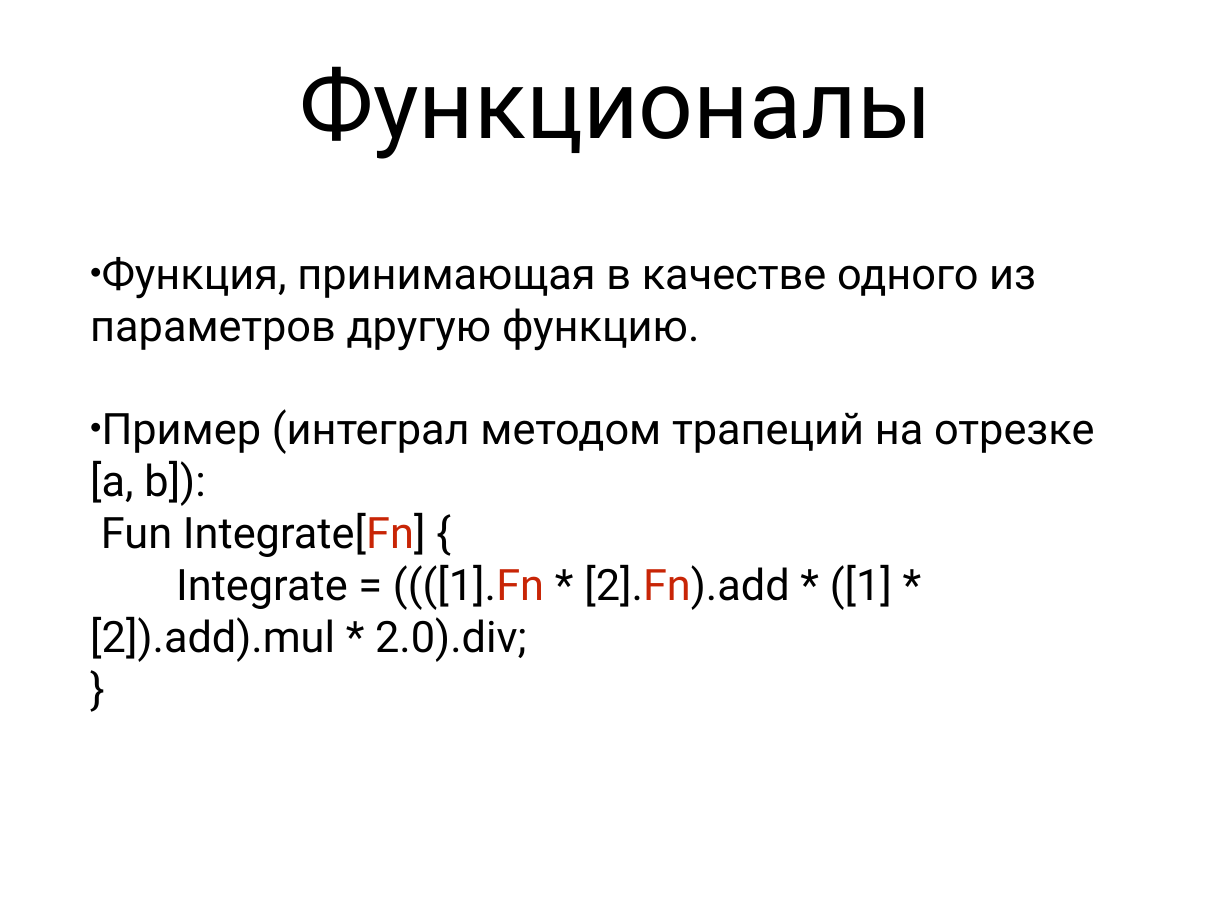
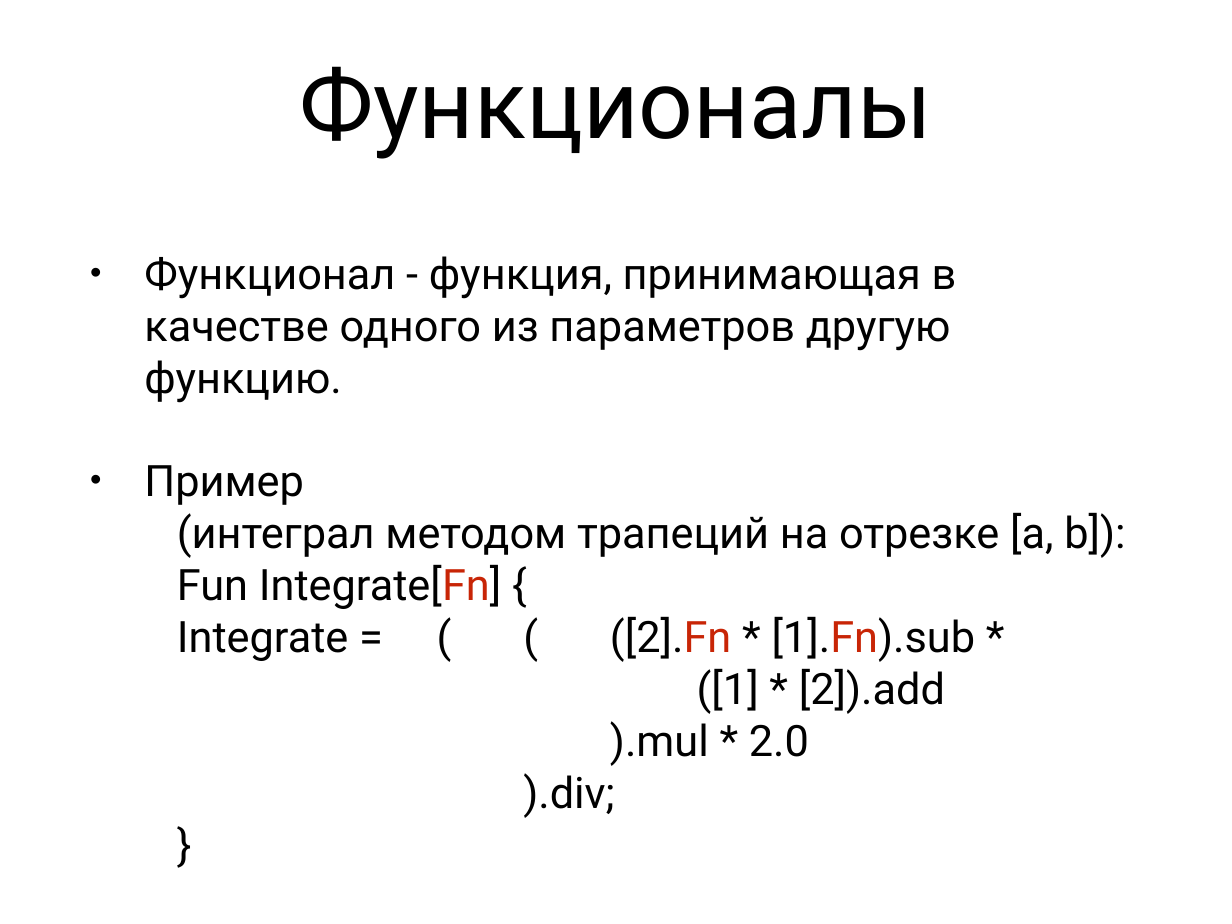
Before and after one commit to Zumisha/Parallel-Programming, a slide deck: slide 32 of Документация/fptl.ppt (slide 33 before the commit). Drawn at 1232x924 pixels with LibreOffice and Linux fonts; fonts in the diff are those of the drawing. Boxes give left, top, right and bottom in pixels: in the first picture for what was removed or moved away, otherwise in the second. Text is boxed around its words. In the diff, an @@ line names an element or a change of style, - is before the commit and + after.

```diff
--- a/Документация/fptl.ppt
+++ b/Документация/fptl.ppt
@@ text at bbox=[144, 256, 1125, 818]: text changed @@
-• Функция, принимающая в качестве одного из параметров другую функцию.
-• Пример (интеграл методом трапеций на отрезке [a, b]):
-  Fun Integrate[Fn] {
-  Integrate = ((([1].Fn * [2].Fn).add * ([1] * [2]).add).mul * 2.0).div;
-  }
+• Функционал - функция, принимающая в качестве одного из параметров другую функцию.
+• Пример
+(интеграл методом трапеций на отрезке [a, b]):
+Fun Integrate[Fn] {
+Integrate = ( ( ([2].Fn * [1].Fn).sub *
+([1] * [2]).add
+).mul * 2.0
+).div;
+}
```
Also in this commit, not shown: 26 other slides changed, 1 slide removed, 1 other file.
